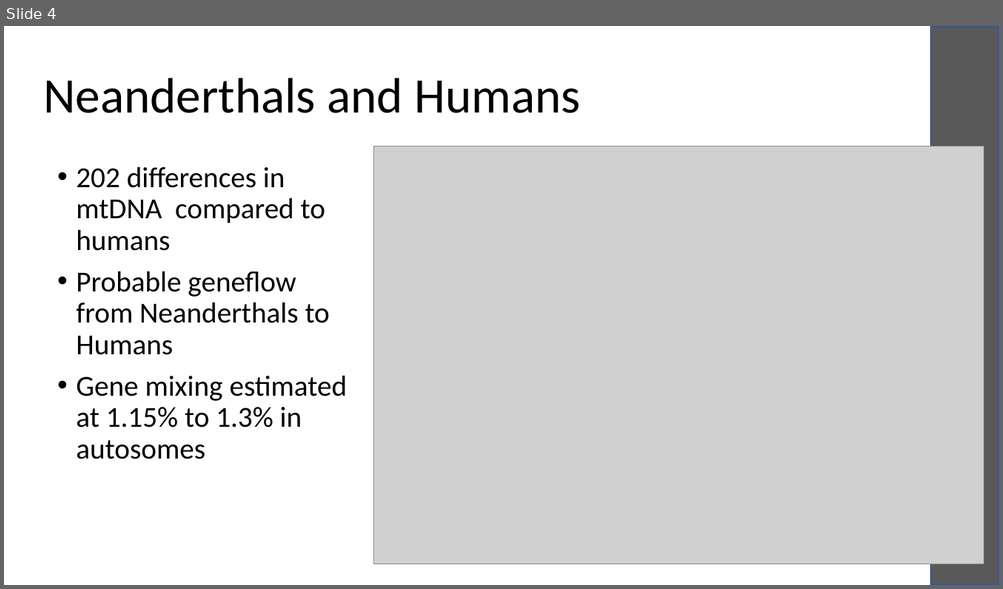
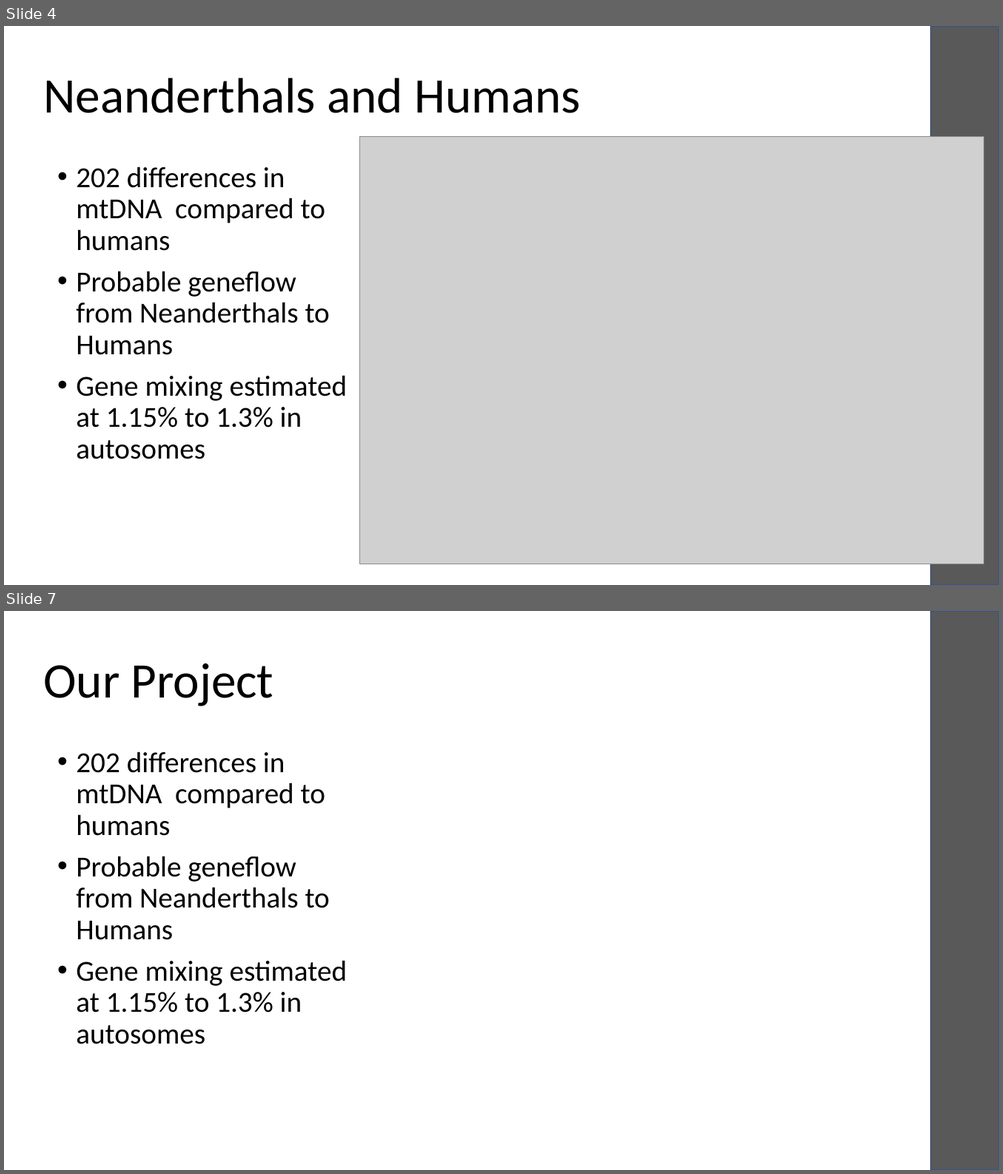
Before and after one commit to laksannathan/Biopython, a slide deck: humans_demo/Humans.pptx. Shown one above the other, each under a label of ours: slide 4 before the commit, slides 4 and 7 after it; the slides between them are not shown. The pictures are 1003x589 and 1003x1174 pixels, drawn with LibreOffice and Linux fonts; fonts in the diff are those of the drawing; grey boxes stand for pictures. Boxes give left, top, right and bottom in pixels: in the first picture for what was removed or moved away, otherwise in the second. Text is boxed around its words. In the diff, an @@ line names an element or a change of style, - is before the commit and + after.

```diff
--- a/humans_demo/Humans.pptx
+++ b/humans_demo/Humans.pptx
@@ slide 7 added at (x1=4, y1=611, x2=999, y2=1170), background #FFFFFF @@
@@ rectangle added at (x1=930, y1=611, x2=999, y2=1170), fill #595959, outline #325491 1 pt @@
@@ title added at (x1=43, y1=663, x2=274, y2=706), 48 pt, text #000000 @@
+Our Project
@@ text added at (x1=76, y1=752, x2=347, y2=1045), 28 pt, text #000000 @@
+• 202 differences in mtDNA compared to humans
+• Probable geneflow from Neanderthals to Humans
+• Gene mixing estimated at 1.15% to 1.3% in autosomes
@@ slide 4 changed as well @@
@@ picture resized from (x1=374, y1=146, x2=984, y2=565) to (x1=360, y1=136, x2=984, y2=564) @@
```
Also in this commit, not shown: 5 other slides changed, 2 other slides added, 1 other file.
